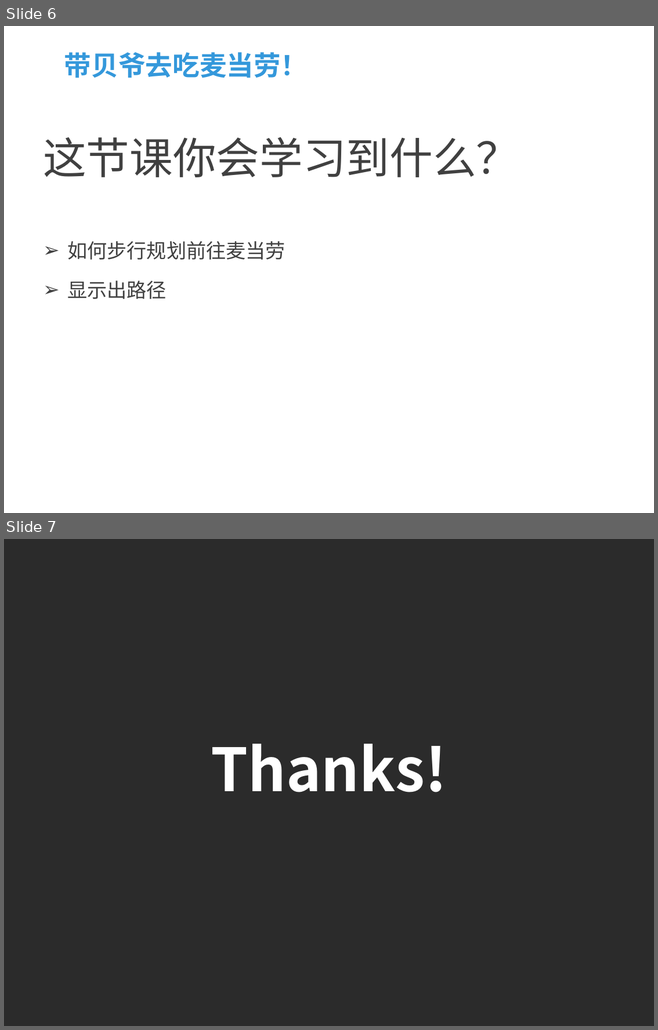
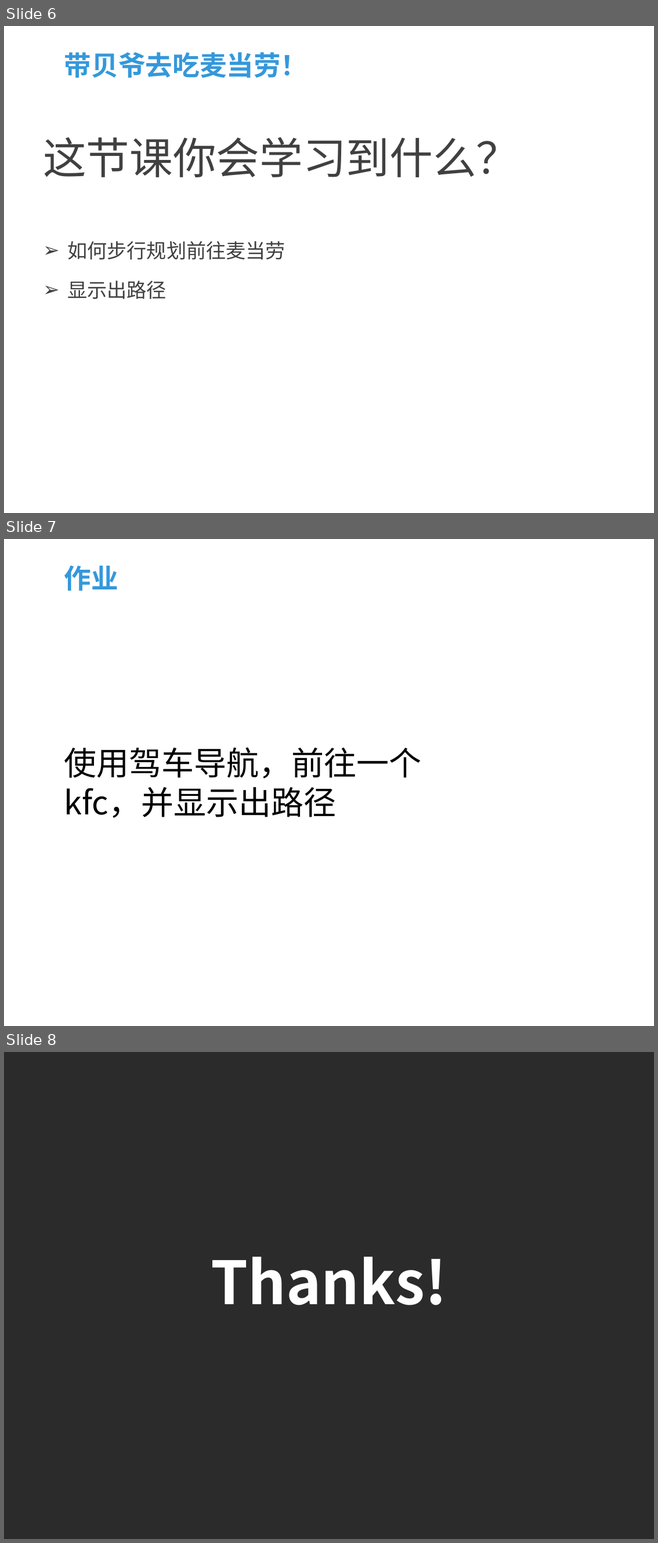
Before and after one commit to fifa0329/HelloAmap, a slide deck: 课程ppt/WP SDK开发指南4.pptx. Shown one above the other, each under a label of ours: slides 6 and 7 before the commit, slides 6, 7 and 8 after it. The pictures are 658x1030 and 658x1543 pixels, drawn with LibreOffice and Linux fonts; fonts in the diff are those of the drawing; background and template pictures are left out; a plain dark background stands for a picture behind light text. Boxes give left, top, right and bottom in pixels: in the first picture for what was removed or moved away, otherwise in the second. Text is boxed around its words. In the diff, an @@ line names an element or a change of style, - is before the commit and + after.

```diff
--- a/课程ppt/WP SDK开发指南4.pptx
+++ b/课程ppt/WP SDK开发指南4.pptx
@@ slide 7 added at (4, 539, 654, 1026), background picture (left out) @@
@@ title added at (64, 565, 118, 591), 30 pt, text #3498DB, bold @@
+作业
@@ text added at (64, 747, 422, 818), 36 pt, text #000000 @@
+使用驾车导航，前往一个kfc，并显示出路径
@@ what was slide 7 is now slide 8 @@
```
Also in this commit, not shown: 2 slides changed, 3 other files.
